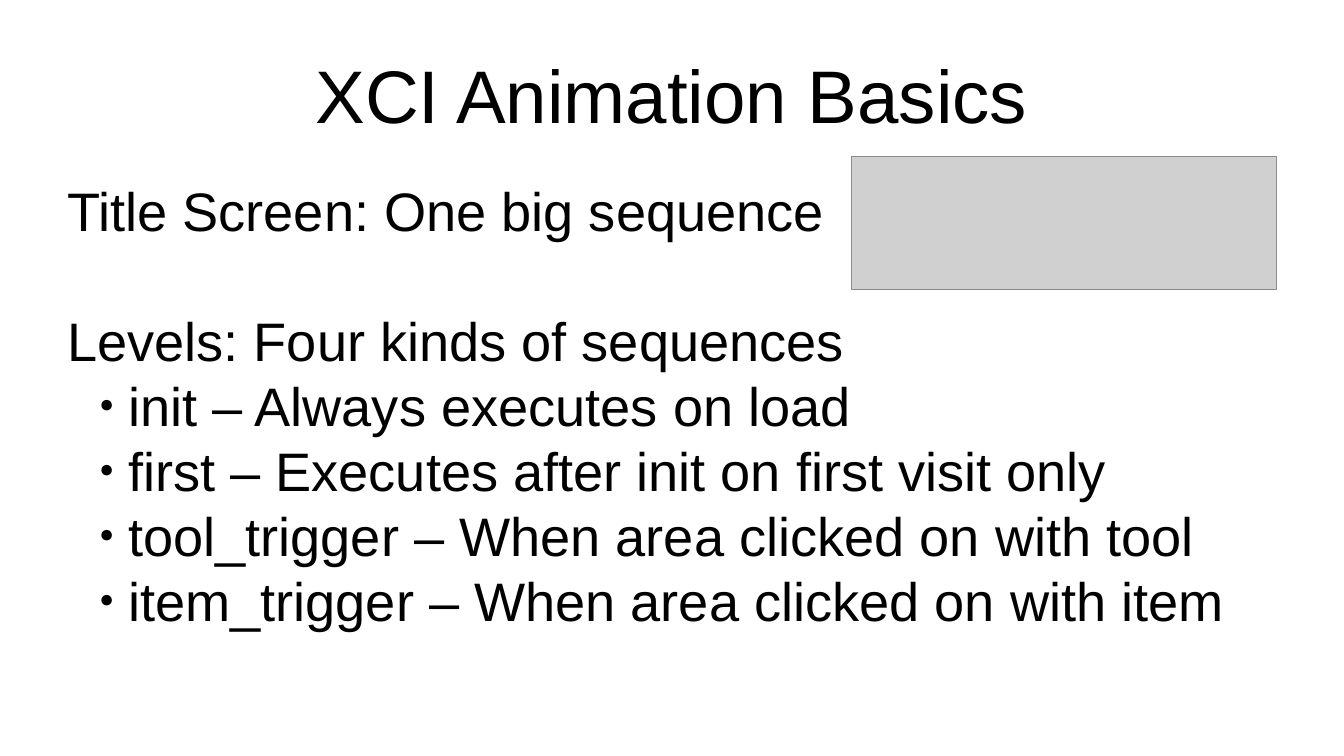
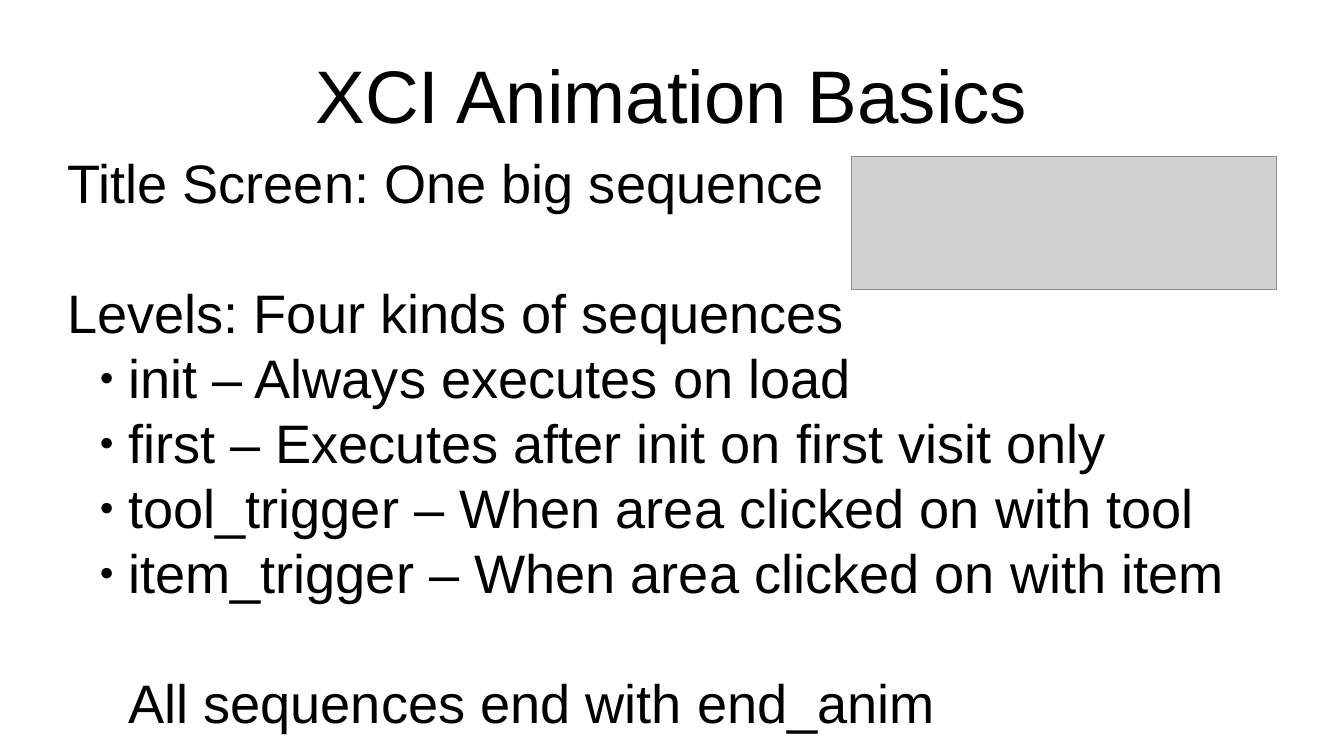
Before and after one commit to SlithyMatt/x16-xci, a slide deck: slide 1 of slides/XCI_animation_basics.odp. Drawn at 1344x756 pixels with LibreOffice and Linux fonts; fonts in the diff are those of the drawing; grey boxes stand for pictures. Boxes give left, top, right and bottom in pixels: in the first picture for what was removed or moved away, otherwise in the second. Text is boxed around its words. In the diff, an @@ line names an element or a change of style, - is before the commit and + after.

```diff
--- a/slides/XCI_animation_basics.odp
+++ b/slides/XCI_animation_basics.odp
@@ subtitle "Title Screen: One big sequence": place and size @@
-subtitle "Title Screen: One big sequence" at bbox=[67, 191, 1223, 630]
+subtitle "Title Screen: One big sequence" at bbox=[67, 163, 1223, 733]
@@ subtitle at bbox=[128, 683, 935, 733]: paragraph added @@
+All sequences end with end_anim
```
Also in this commit, not shown: 4 slides added.
